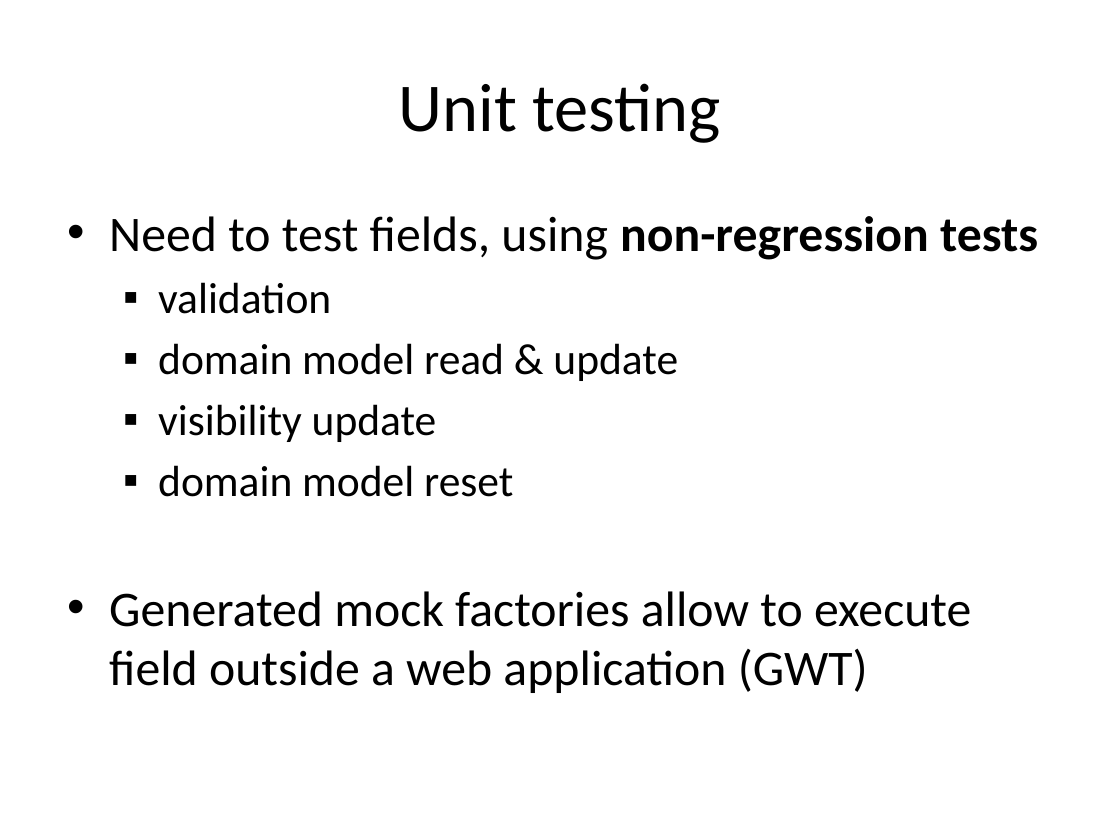
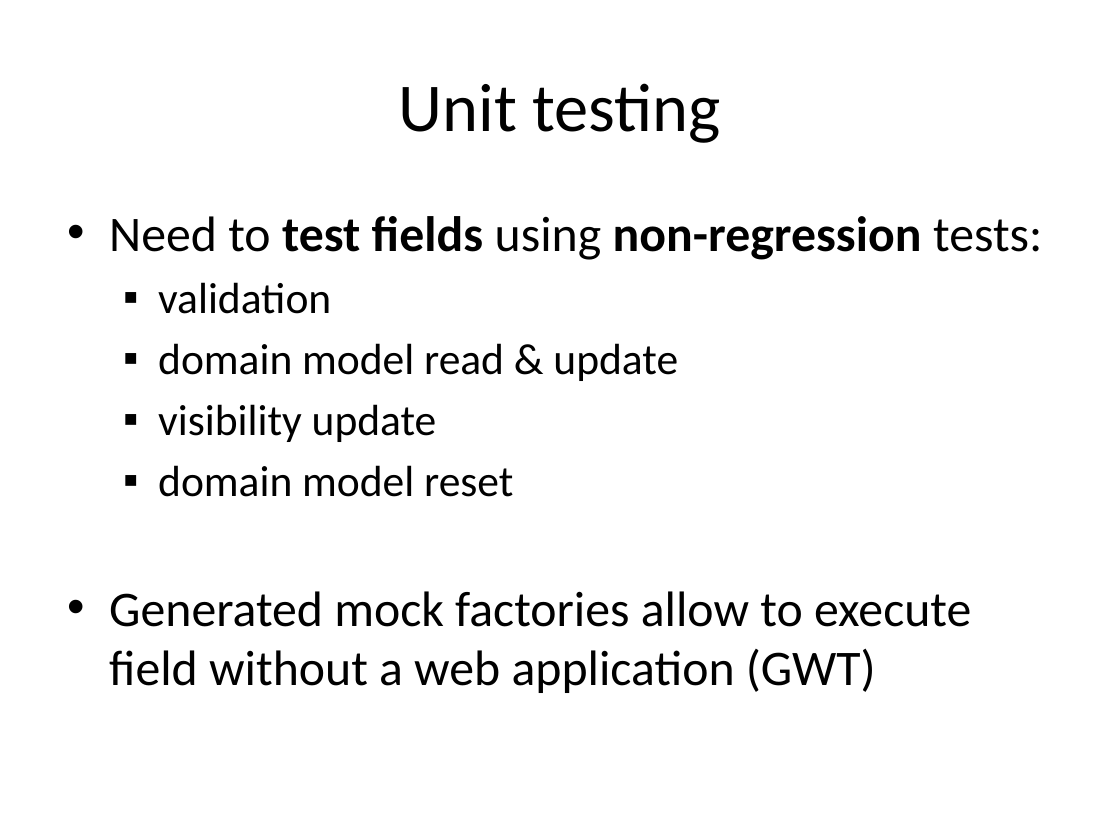
Before and after one commit to lesfurets/mdl4ui, a slide deck: slide 44 of mdl4ui-docs/mdl4ui_cg2013.pptx. Drawn at 1120x840 pixels with LibreOffice and Linux fonts; fonts in the diff are those of the drawing. Boxes give left, top, right and bottom in pixels: in the first picture for what was removed or moved away, otherwise in the second. Text is boxed around its words. In the diff, an @@ line names an element or a change of style, - is before the commit and + after.

```diff
--- a/mdl4ui-docs/mdl4ui_cg2013.pptx
+++ b/mdl4ui-docs/mdl4ui_cg2013.pptx
@@ text at bbox=[109, 216, 1042, 260]: text changed; bold on @@
-• Need to test fields, using non-regression tests
+• Need to test fields using non-regression tests:
@@ text at bbox=[109, 591, 971, 693]: text changed @@
-• Generated mock factories allow to execute field outside a web application (GWT)
+• Generated mock factories allow to execute field without a web application (GWT)
```
Also in this commit, not shown: 3 other slides changed, 1 slide added, 1 slide removed, 1 other file.
